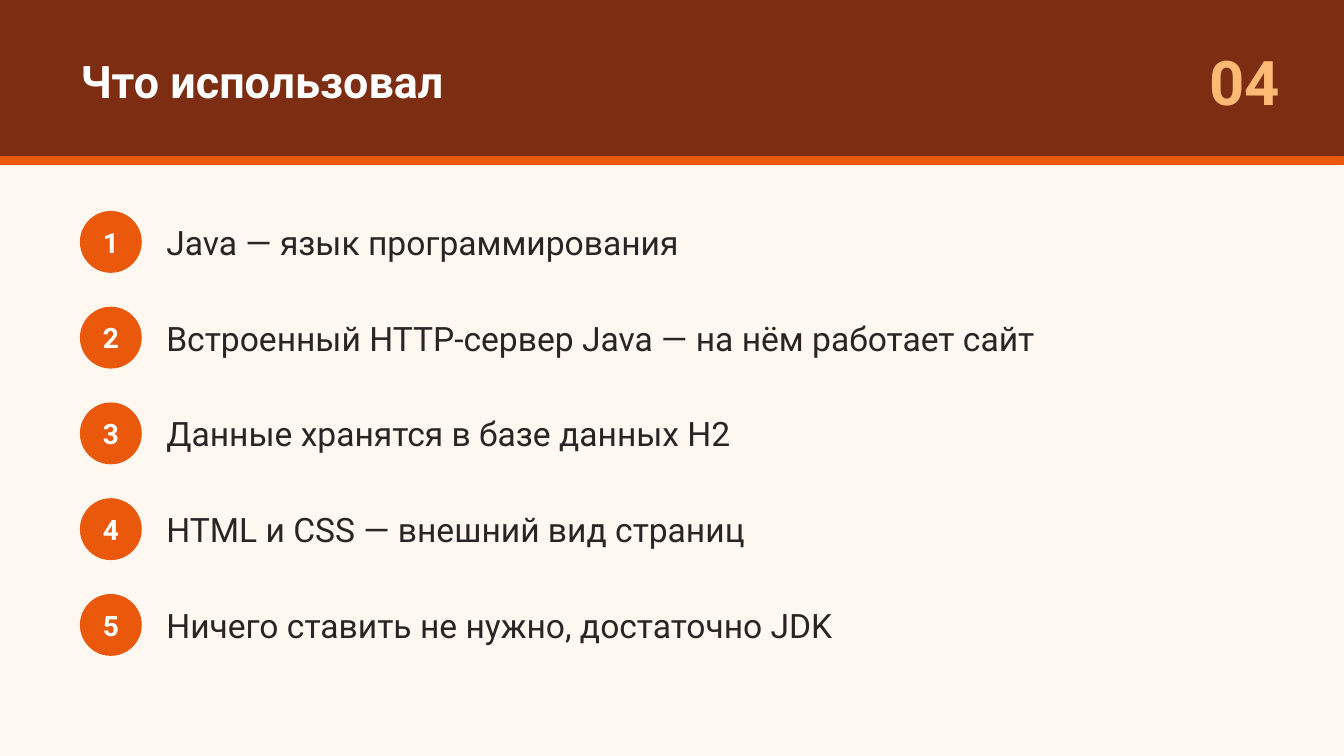
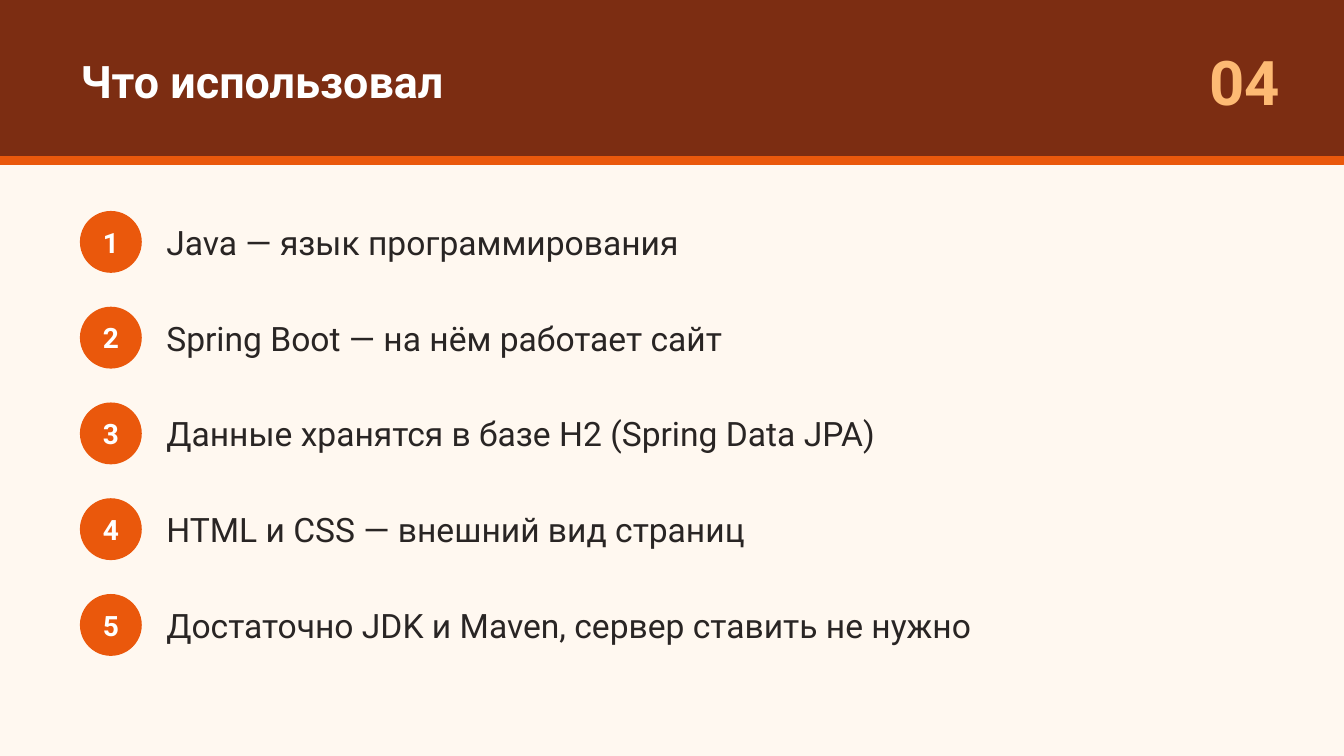
Before and after one commit to Vaag00/Yan_Max_kursovoi, a slide deck: slide 4 of Список_подарков_презентация.pptx. Drawn at 1344x756 pixels with LibreOffice and Linux fonts; fonts in the diff are those of the drawing. Boxes give left, top, right and bottom in pixels: in the first picture for what was removed or moved away, otherwise in the second. Text is boxed around its words. In the diff, an @@ line names an element or a change of style, - is before the commit and + after.

```diff
--- a/Список_подарков_презентация.pptx
+++ b/Список_подарков_презентация.pptx
@@ text at box(166, 325, 722, 358): text changed @@
-Встроенный HTTP-сервер Java — на нём работает сайт
+Spring Boot — на нём работает сайт
@@ text at box(166, 419, 875, 454): text changed @@
-Данные хранятся в базе данных H2
+Данные хранятся в базе H2 (Spring Data JPA)
@@ text at box(166, 614, 971, 645): text changed @@
-Ничего ставить не нужно, достаточно JDK
+Достаточно JDK и Maven, сервер ставить не нужно
```
Also in this commit, not shown: 1 other slide changed, 7 other files.
